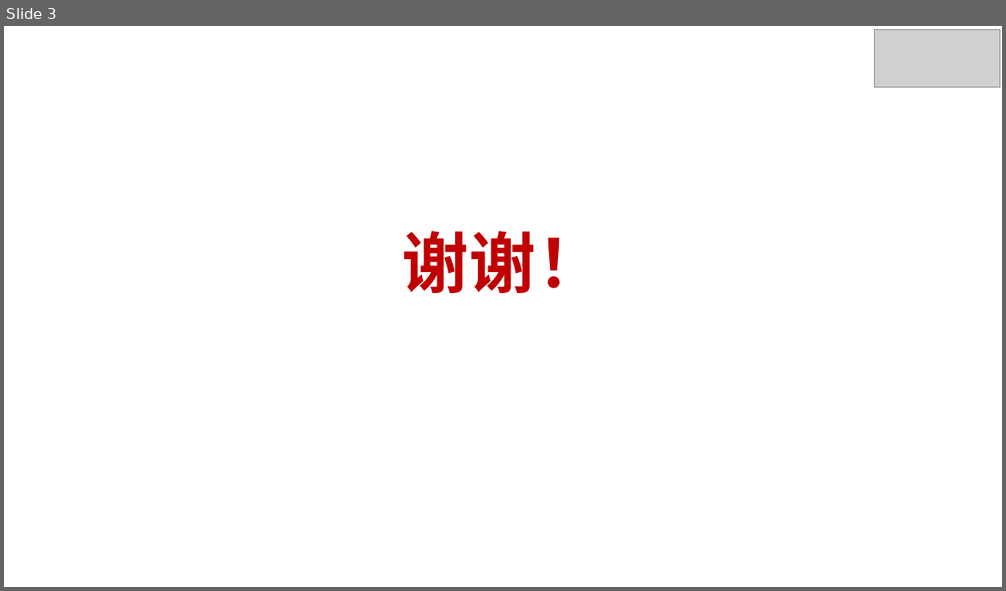
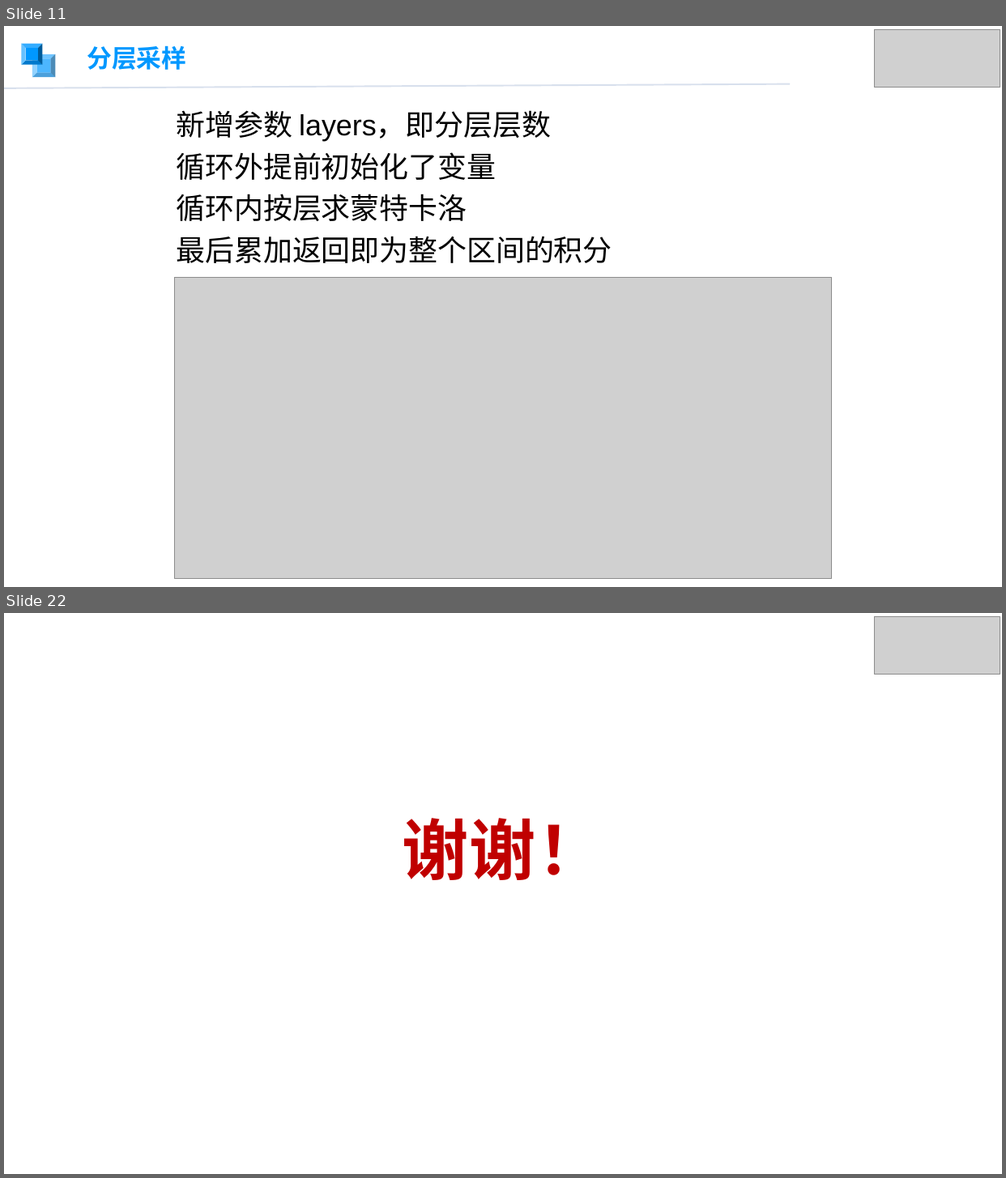
Before and after one commit to Hobr/monte-carlo-integration, a slide deck: ref/PPT.pptx. Shown one above the other, each under a label of ours: slide 3 before the commit, slides 11 and 22 after it; the slides between them are not shown. The pictures are 1006x591 and 1006x1178 pixels, drawn with LibreOffice and Linux fonts; fonts in the diff are those of the drawing; grey boxes stand for pictures; background and template pictures are left out. Boxes give left, top, right and bottom in pixels: in the first picture for what was removed or moved away, otherwise in the second. Text is boxed around its words. In the diff, an @@ line names an element or a change of style, - is before the commit and + after.

```diff
--- a/ref/PPT.pptx
+++ b/ref/PPT.pptx
@@ slide 11 added at box(4, 26, 1002, 587), background picture (left out) @@
@@ bevel added at box(21, 43, 42, 64), fill #0098FF @@
@@ text added at box(87, 45, 186, 70), 24 pt, text #0098FF, bold @@
+分层采样
@@ picture added at box(874, 29, 999, 88) @@
@@ bevel added at box(32, 54, 56, 78), fill #0098FF at 70% opacity @@
@@ line added from (4, 88) to (790, 84), #B6C6DD 1.5 pt @@
@@ text added at box(177, 110, 612, 263), 28 pt, text #000000 @@
+新增参数 layers，即分层层数
+循环外提前初始化了变量
+循环内按层求蒙特卡洛
+最后累加返回即为整个区间的积分
@@ picture added at box(175, 278, 831, 578) @@
@@ what was slide 3 is now slide 22 @@
```
Also in this commit, not shown: 1 slide changed, 19 other slides added, 1 slide removed.
